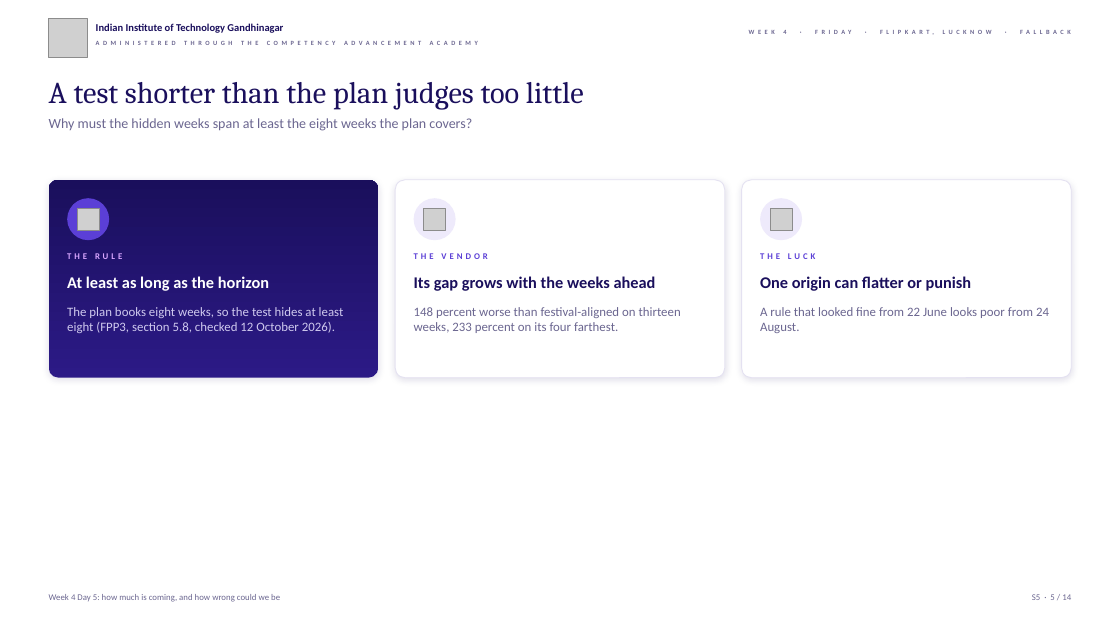
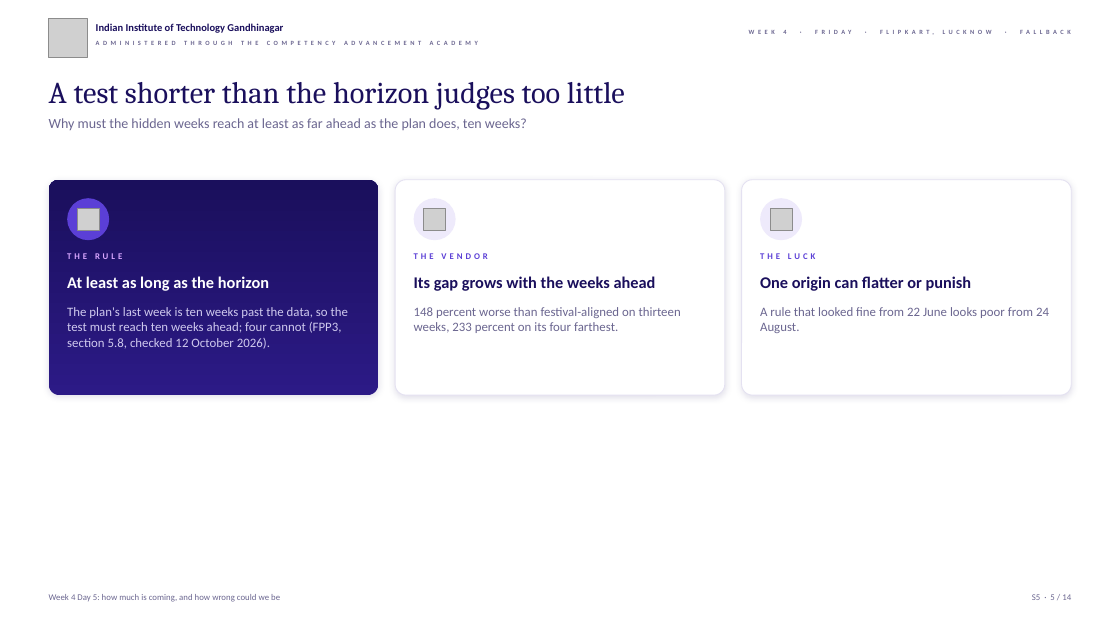
Before and after one commit to fde-academy-lab/c2-content-factory, a slide deck: slide 5 of content/W04/D5/slides/C2_W04_D05_fallback_STUDENT.pptx. Drawn at 1120x630 pixels with LibreOffice and Linux fonts; fonts in the diff are those of the drawing; grey boxes stand for pictures; background and template pictures are left out. Boxes give left, top, right and bottom in pixels: in the first picture for what was removed or moved away, otherwise in the second. Text is boxed around its words. In the diff, an @@ line names an element or a change of style, - is before the commit and + after.

```diff
--- a/content/W04/D5/slides/C2_W04_D05_fallback_STUDENT.pptx
+++ b/content/W04/D5/slides/C2_W04_D05_fallback_STUDENT.pptx
@@ text at bbox=[49, 82, 625, 109]: text changed @@
-A test shorter than the plan judges too little
+A test shorter than the horizon judges too little
@@ text at bbox=[49, 118, 527, 130]: text changed @@
-Why must the hidden weeks span at least the eight weeks the plan covers?
+Why must the hidden weeks reach at least as far ahead as the plan does, ten weeks?
@@ rounded rectangle: place and size @@
-rounded rectangle at bbox=[49, 180, 378, 378]
+rounded rectangle at bbox=[49, 180, 378, 395]
@@ rounded rectangle: place and size @@
-rounded rectangle at bbox=[395, 180, 724, 378]
+rounded rectangle at bbox=[395, 180, 724, 395]
@@ rounded rectangle: place and size @@
-rounded rectangle at bbox=[742, 180, 1071, 378]
+rounded rectangle at bbox=[742, 180, 1071, 395]
@@ text at bbox=[67, 307, 348, 349]: text changed @@
-The plan books eight weeks, so the test hides at least eight (FPP3, section 5.8, checked 12 October 2026).
+The plan's last week is ten weeks past the data, so the test must reach ten weeks ahead; four cannot (FPP3, section 5.8, checked 12 October 2026).
```
Also in this commit, not shown: 5 other slides changed, 8 other files.
